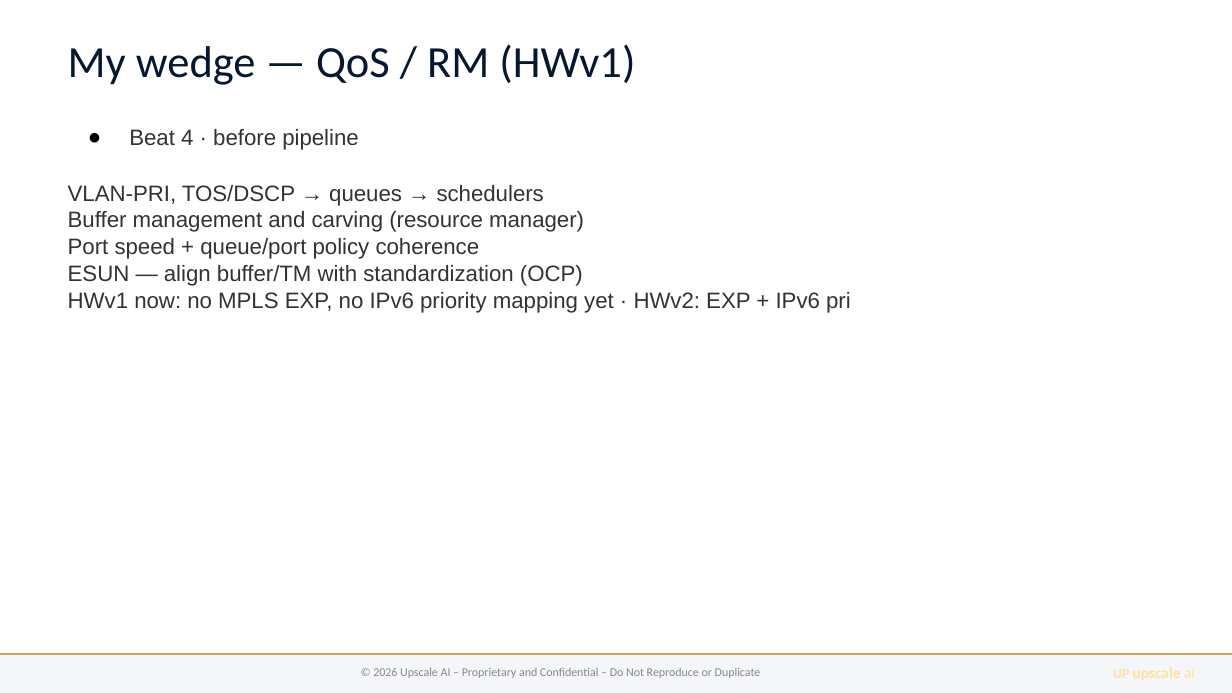
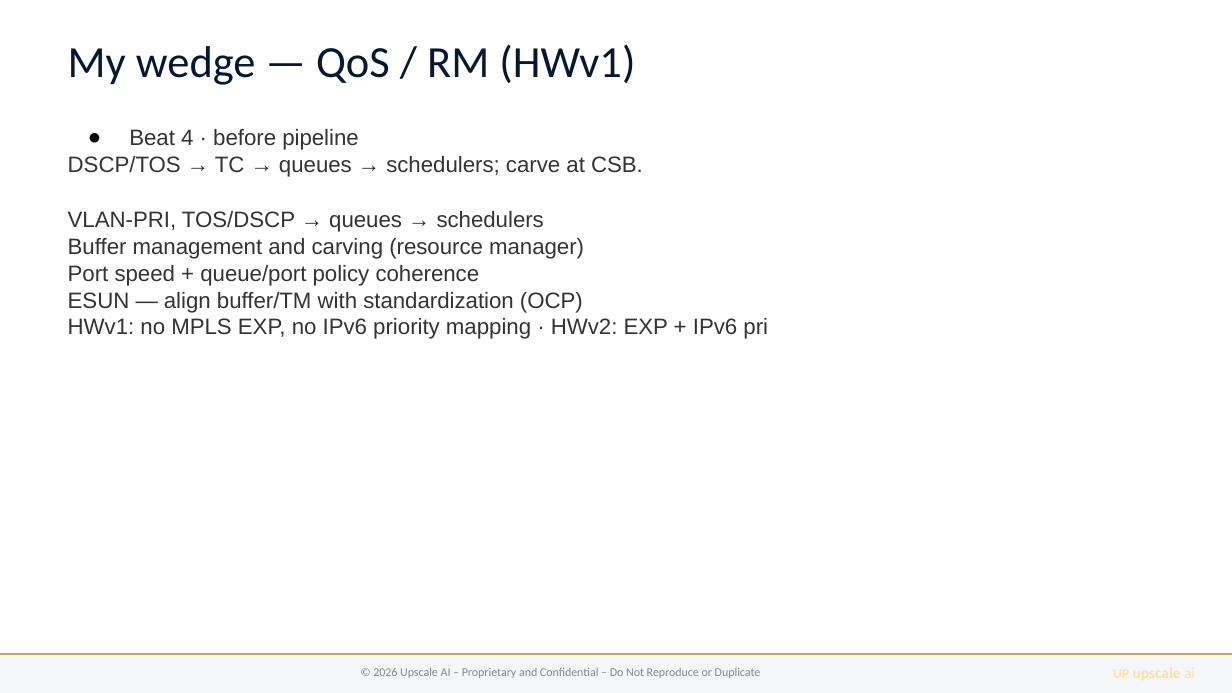
Before and after one commit to upscale-ai-network/agent-template, a slide deck: slide 6 of dt100/manager-arch-vision-b6.pptx. Drawn at 1232x693 pixels with LibreOffice and Linux fonts; fonts in the diff are those of the drawing. Boxes give left, top, right and bottom in pixels: in the first picture for what was removed or moved away, otherwise in the second. Text is boxed around its words. In the diff, an @@ line names an element or a change of style, - is before the commit and + after.

```diff
--- a/dt100/manager-arch-vision-b6.pptx
+++ b/dt100/manager-arch-vision-b6.pptx
@@ text at bbox=[68, 156, 643, 177]: paragraph added @@
+DSCP/TOS → TC → queues → schedulers; carve at CSB.
@@ text at bbox=[68, 318, 768, 339]: text changed @@
-HWv1 now: no MPLS EXP, no IPv6 priority mapping yet · HWv2: EXP + IPv6 pri
+HWv1: no MPLS EXP, no IPv6 priority mapping · HWv2: EXP + IPv6 pri
```
Also in this commit, not shown: 8 other slides changed, 12 other files.
